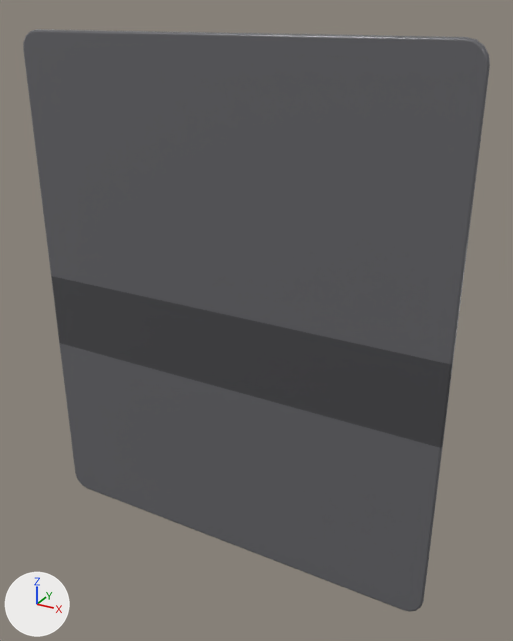
One commit to the glTF model models/lobby/menu_title_bg.glb: the scene before it, then after it.
Both versions are drawn from a 50 mm lens placed at (2.25, -3.7, 3.72), pointed at (0.18, 0.08, 1.83). Every picture has the same lights, and +X, +Y and +Z are marked at lower left. Vertices at the same position are counted once.

The scene before the commit, as lines of its bpy script (objects in view):
```python
me_cube_009 = bpy.data.meshes.new('Cube.009')
me_cube_009.from_pydata(...)  # 146 vertices, 288 faces; spans x -1.51..1.5, y -0.06..-0.02, z 0.0..3.6
me_cube_009.materials.append(mat_atlassolid_008)  # picture img_genesis_tx
ob_menu_card_bg = bpy.data.objects.new('menu_card_bg', me_cube_009)
ob_menu_card_bg.location = (0.0, 0.0, 0.0)
```
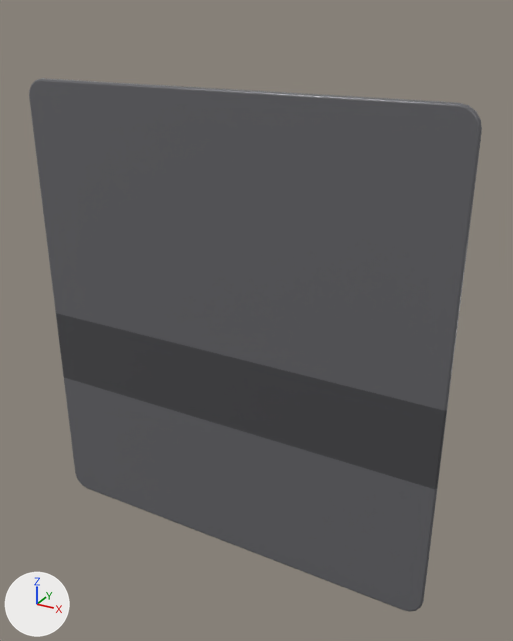
Commit message: card restructure WIP 3

Location of each change, [x1, y1, x2, y2] in pixels of the pictures (513 x 641 px; the box of a moved part takes in the faces that stretch with it):
'menu_card_bg', reshaped (8% shorter)
    before: [23, 29, 490, 612]
    after: [29, 78, 482, 612]
part 1 of me_cube_009, moved or reshaped
    before: [23, 29, 490, 491]
    after: [29, 78, 482, 491]

The edits, one by one:
me_cube_009 has 146 vertices, 288 faces and spans x -1.51..1.5, y -0.06..-0.02, z 0.0..3.6.
me_cube_009 is used by ob_menu_card_bg; location (0.0, 0.0, 0.0).
me_cube_009 part 1: all 86 vertices in x -1.51..1.5, y -0.06..-0.02, z 1.34..3.6 are moved by (0.0, 0.0, -0.3).
